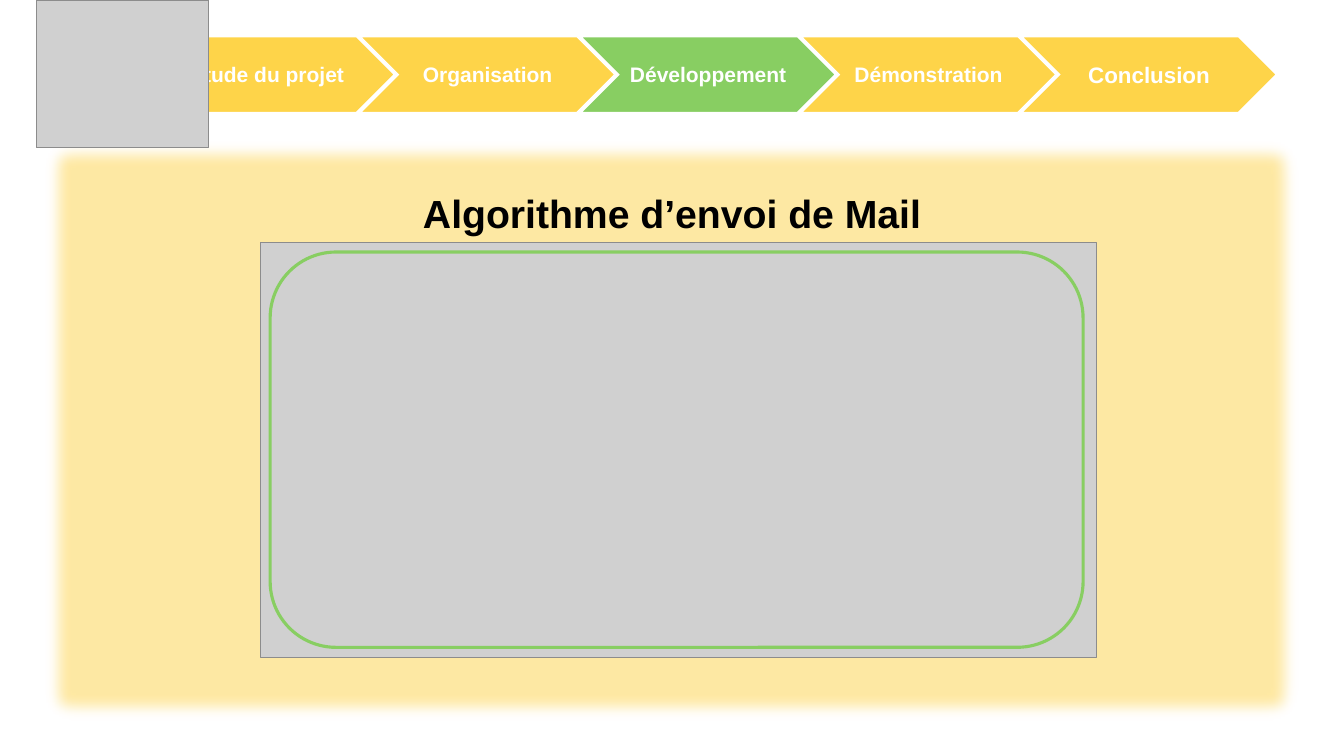
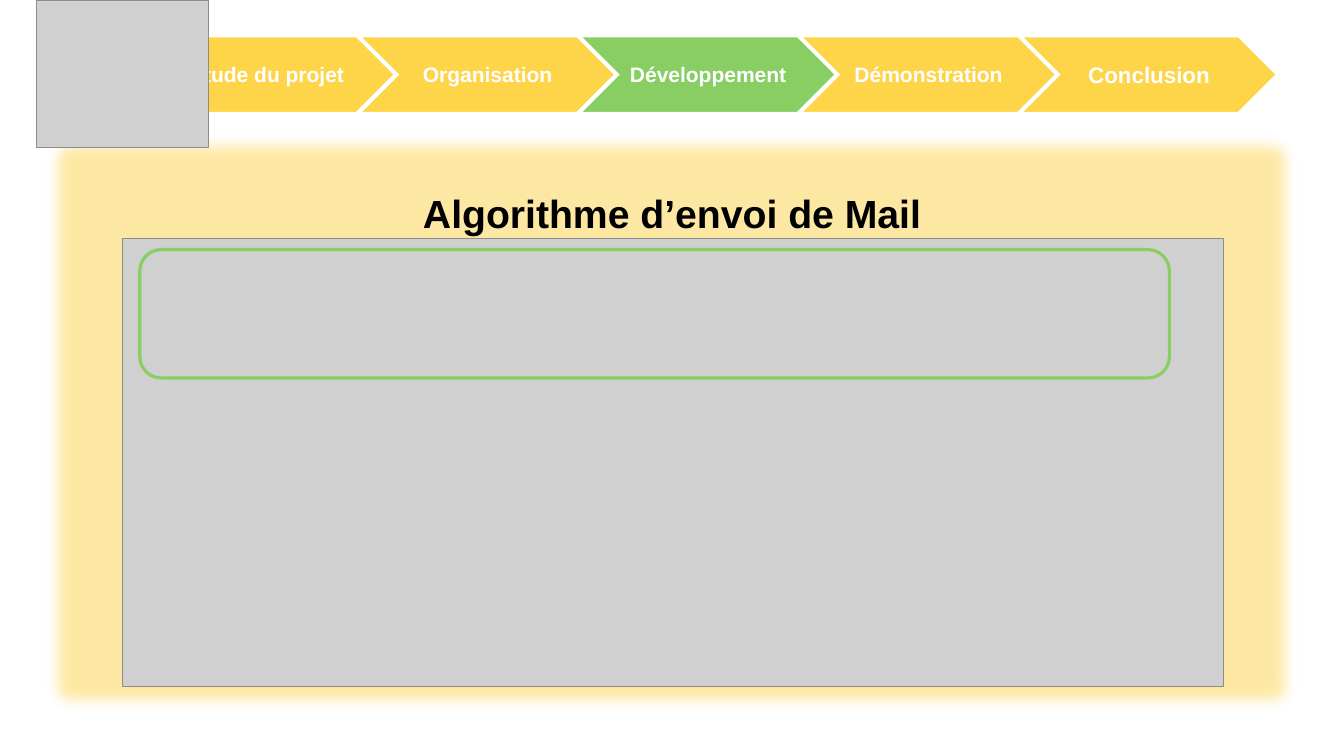
Before and after one commit to ChampemeDylan/UPOP, a slide deck: slide 2 of Algo contact.pptx. Drawn at 1344x756 pixels with LibreOffice and Linux fonts; fonts in the diff are those of the drawing; grey boxes stand for pictures; background and template pictures are left out. Boxes give left, top, right and bottom in pixels: in the first picture for what was removed or moved away, otherwise in the second. Text is boxed around its words. In the diff, an @@ line names an element or a change of style, - is before the commit and + after.

```diff
--- a/Algo contact.pptx
+++ b/Algo contact.pptx
@@ rectangle: place and size @@
-rectangle at (39, 135, 1305, 727)
+rectangle at (39, 127, 1305, 719)
@@ picture: place and size @@
-picture at (261, 242, 1097, 657)
+picture at (122, 239, 1224, 687)
@@ rounded rectangle: place and size @@
-rounded rectangle at (270, 252, 1084, 647)
+rounded rectangle at (140, 250, 1170, 378)
```
Also in this commit, not shown: 1 other slide changed, 4 slides added, 1 other file.
